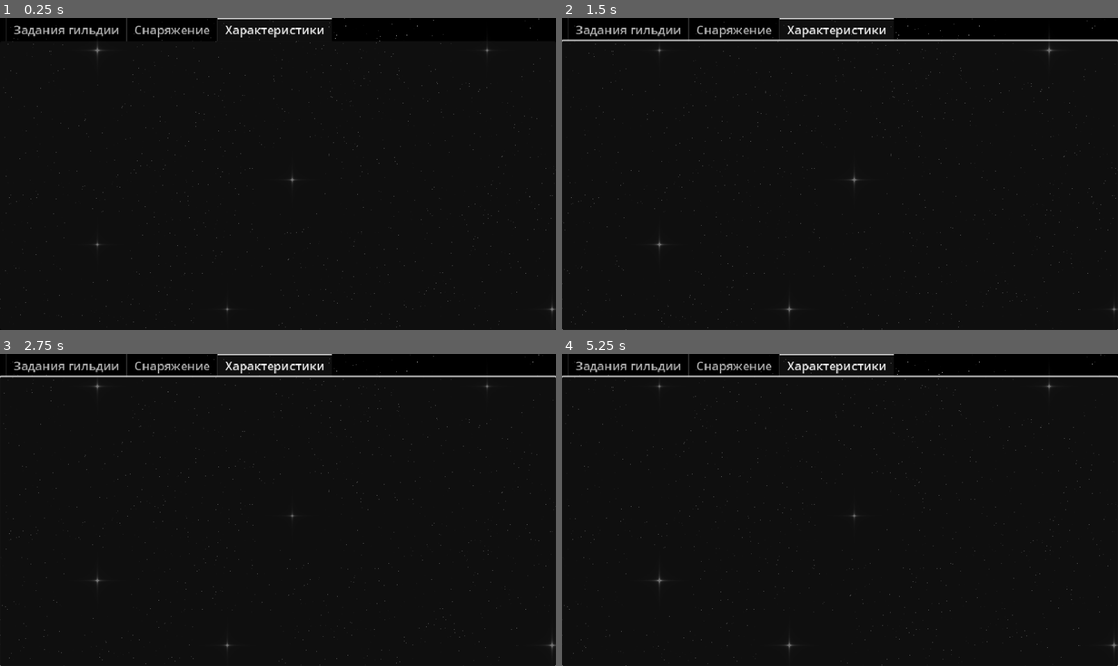
Above: before the commit, frames 1-4 (two rows, left to right).
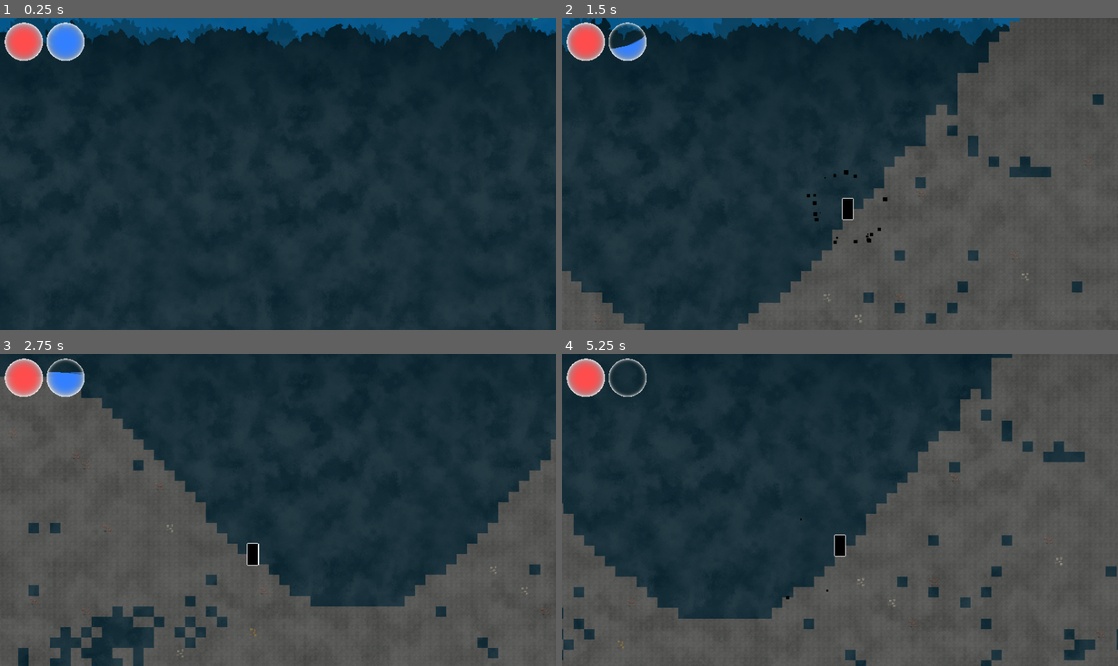
Above: after the commit, the same moments.

Repository: terriblepanic/first-game
Game: Godot game, scene res://scenes/Levels/cave_level.tscn
The game is run twice, just before and just after one commit, with the same random seed, the same clock (stepped at 60 frames per second) and the same inputs. This scene is started directly instead of the project's main scene.
Inputs (mouse positions are in pixels of both pictures, inside the frame that each line leads up to):
- Up to frame 1 (0.25 s): no input
- Up to frame 2 (1.5 s): tap Enter (ui_accept) at 0.5 s; move the mouse to (962, 158) at 0.52 s; hold D (move_right) 0.53-1.25 s; click (962, 158) at 0.6 s; tap Space (jump) at 0.77 s; drag from (728, 189) to (840, 208) at 1.27 s
- Up to frame 3 (2.75 s): move the mouse to (333, 441) at 2.02 s; hold A (move_left) from 2.03 s (still down); right-click (333, 441) at 2.1 s
- Up to frame 4 (5.25 s): release A (move_left) at 2.75 s; drag from (812, 572) to (673, 463) at 2.77 s; move the mouse to (1006, 556) at 3.52 s; hold D (move_right) 3.53-4.25 s; click (1006, 556) at 3.6 s; tap Space (jump) at 3.77 s; drag from (673, 463) to (756, 432) at 4.27 s; move the mouse to (867, 510) at 5.02 s; hold D (move_right) from 5.03 s (still down); right-click (867, 510) at 5.1 s; click (867, 510) at 5.17 s

The runs differ from the first frame. In frame 1, 100% of the frame differs, in the area x 0-100%, y 0-100%; in frame 2, 99%; in frame 3, 100%; in frame 4, 99%.
Error before the commit: Parse Error: Used space character for indentation instead of tab as used before in the file. (res://scripts/player.gd:141)

Commit message:
preparation for fix

Diff:
--- a/scenes/Levels/cave_level.tscn
+++ b/scenes/Levels/cave_level.tscn
@@ -1,7 +1,7 @@
-[gd_scene load_steps=19 format=3 uid="uid://citgr4h7kjmw2"]
+[gd_scene load_steps=20 format=3 uid="uid://citgr4h7kjmw2"]
 
 [ext_resource type="PackedScene" uid="uid://dolm0awkrgl7m" path="res://scenes/player.tscn" id="1"]
-[ext_resource type="Script" uid="uid://bo8rt7s20wgyr" path="res://scenes/Levels/cave_level.gd" id="1_3p2gp"]
+[ext_resource type="Script" uid="uid://bo8rt7s20wgyr" path="res://scripts/world_map.gd" id="1_3p2gp"]
 [ext_resource type="Texture2D" uid="uid://dd63kst26r5ds" path="res://assets/parallax_bg/paralax_bg_1_sky.png" id="3_q8u5g"]
 [ext_resource type="Texture2D" uid="uid://bmn82hvqpj7sw" path="res://assets/parallax_bg/paralax_bg_2_smallClouds.png" id="4_lhr70"]
 [ext_resource type="Script" uid="uid://dnjdjvavi217w" path="res://scripts/small_clouds.gd" id="4_wp0k4"]
@@ -15,6 +15,7 @@
 [ext_resource type="PackedScene" uid="uid://jubqgarq03kq" path="res://scenes/fog_layer.tscn" id="12_bjd11"]
 [ext_resource type="Shader" uid="uid://cq0tvmh3a0lof" path="res://shaders/god_rays.gdshader" id="13_qmy6f"]
 [ext_resource type="TileSet" uid="uid://c863tgpflukmr" path="res://assets/tilesets/nature.tres" id="15_nfivy"]
+[ext_resource type="PackedScene" uid="uid://dk5n7gglkk0k5" path="res://scenes/in_game_menu.tscn" id="17_7vjiv"]
 [ext_resource type="PackedScene" uid="uid://i60btftcy6ji" path="res://scenes/HUD.tscn" id="17_ft6cd"]
 
 [sub_resource type="ShaderMaterial" id="ShaderMaterial_mwfav"]
@@ -49,7 +50,6 @@
 drag_top_margin = 0.0
 drag_right_margin = 0.0
 drag_bottom_margin = 0.0
-
 
 [node name="ParallaxBackground" type="ParallaxBackground" parent="."]
 
@@ -166,6 +166,10 @@
 [node name="HUD" parent="." instance=ExtResource("17_ft6cd")]
 layer = 100
 
+[node name="InGameMenu" type="CanvasLayer" parent="."]
+
+[node name="InGameMenu" parent="InGameMenu" instance=ExtResource("17_7vjiv")]
+
 [node name="Exit" type="Area2D" parent="."]
 
 [node name="CollisionShape2D" type="CollisionShape2D" parent="Exit"]
--- a/scripts/cave_world.gd
+++ b/scripts/cave_world.gd
@@ -60,47 +60,47 @@
 
 
 func _ready() -> void:
-        randomize()
-        set_process(true)
+	randomize()
+	set_process(true)
 
-        if world_tiles:
-                tilemap.tile_set = world_tiles
+	if world_tiles:
+		tilemap.tile_set = world_tiles
 
-        generator.setup({
-                "world_height": world_height,
-                "surface_base": -10,
-                "surface_amp": 0,
-                "surface_amp_desert": 0,
-                "surface_amp_mountain": 0,
-                "dirt_depth": dirt_depth,
-                "sand_depth": sand_depth,
-                "sea_level": sea_level,
-                "beach_width": beach_width,
-                "cave_threshold": 0.4,
-                "cave_threshold_depth_factor": cave_threshold_depth_factor,
-                "ore_chances": ore_chances,
-                "SOURCE_ID": SOURCE_ID
-                })
+	generator.setup({
+		"world_height": world_height,
+		"surface_base": -10,
+		"surface_amp": 0,
+		"surface_amp_desert": 0,
+		"surface_amp_mountain": 0,
+		"dirt_depth": dirt_depth,
+		"sand_depth": sand_depth,
+		"sea_level": sea_level,
+		"beach_width": beach_width,
+		"cave_threshold": 0.4,
+		"cave_threshold_depth_factor": cave_threshold_depth_factor,
+		"ore_chances": ore_chances,
+		"SOURCE_ID": SOURCE_ID
+	})
 
-        var spawn_tile: Vector2i = Vector2i(world_width / 2, world_height / 2)
-        var ts: Vector2 = tilemap.tile_set.tile_size
-        var spawn_pos: Vector2 = Vector2(spawn_tile.x * ts.x, spawn_tile.y * ts.y)
-        if player.has_method("set_spawn_position"):
-                player.set_spawn_position(spawn_pos)
-        if has_node("Exit"):
-                $Exit.position = spawn_pos
+	var spawn_tile: Vector2i = Vector2i(world_width / 2, world_height / 2)
+	var ts: Vector2 = tilemap.tile_set.tile_size
+	var spawn_pos: Vector2 = Vector2(spawn_tile.x * ts.x, spawn_tile.y * ts.y)
+	if player.has_method("set_spawn_position"):
+		player.set_spawn_position(spawn_pos)
+	if has_node("Exit"):
+		$Exit.position = spawn_pos
 
-        for x in range(-2, 3):
-                for y in range(-2, 3):
-                        tilemap.erase_cell(spawn_tile + Vector2i(x, y))
+	for x in range(-2, 3):
+		for y in range(-2, 3):
+			tilemap.erase_cell(spawn_tile + Vector2i(x, y))
 
-       if has_node("HUD/Inventory"):
-               var inventory := $HUD/Inventory
-               var pickaxe: Item = load("res://items/wooden_pickaxe.tres")
-               inventory.add_item(pickaxe)
+	if has_node("HUD/Inventory"):
+		var inventory := $HUD/Inventory
+		var pickaxe: Item = load("res://items/wooden_pickaxe.tres")
+		inventory.add_item(pickaxe)
 
-        _process(0.0)
-        $Player/Player.player_died.connect(_on_player_died)
+	_process(0.0)
+	$Player/Player.player_died.connect(_on_player_died)
 
 
 func _process(_delta: float) -> void:
@@ -162,13 +162,13 @@
 
 
 func _on_player_died() -> void:
-        await get_tree().create_timer(2).timeout
-        get_tree().reload_current_scene()
+	await get_tree().create_timer(2).timeout
+	get_tree().reload_current_scene()
 
 
 # When the player enters the exit Area2D we return back to the previous scene.
 # This is similar to other level scripts where the player is disabled and a
 # transition effect is triggered.
 func _on_exit_body_entered(body: Node2D) -> void:
-        if body.name == "Player":
-                TransitionManager.change_scene("res://scenes/Main.tscn")
+	if body.name == "Player":
+		TransitionManager.change_scene("res://scenes/Main.tscn")
--- a/scripts/player.gd
+++ b/scripts/player.gd
@@ -139,18 +139,18 @@
 
 
 func respawn() -> void:
-        health = max_health
-        mana = max_mana
-        emit_signal("health_changed", int(health), max_health)
-        emit_signal("mana_changed", int(mana), max_mana)
-        position = spawn_position
-        show()
-        set_process(true)
+	health = max_health
+	mana = max_mana
+	emit_signal("health_changed", int(health), max_health)
+	emit_signal("mana_changed", int(mana), max_mana)
+	position = spawn_position
+	show()
+	set_process(true)
 
 
 func set_spawn_position(pos: Vector2) -> void:
-        spawn_position = pos
-        position = pos
+	spawn_position = pos
+	position = pos
 
 
 func health_regen(delta: float) -> void:
Not shown, added: scenes/Levels/cave_level.gd.uid
Not shown: 1 places in scenes/Levels/cave_level.tscn that only renumber resources
Not shown, added: scripts/cave_world.gd.uid
Not shown, added: isekai.exe
